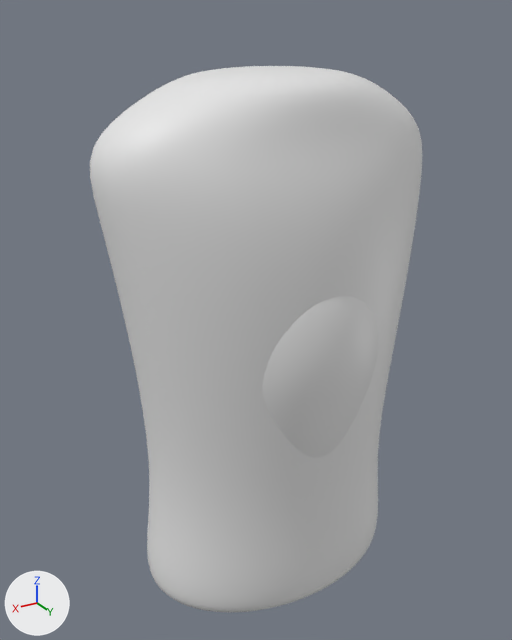
The Blender file source_blender/Characters.blend, before and after one commit.
The view is the same before and after, from a 50 mm camera at (0.456, 0.728, 0.383) aimed at (0.015, -0.007, 0.015). The axes (+X, +Y, +Z) are drawn at lower left. The lights are the same throughout. The older version comes first.

Objects in the first picture: 'Face', 'Jacket'.
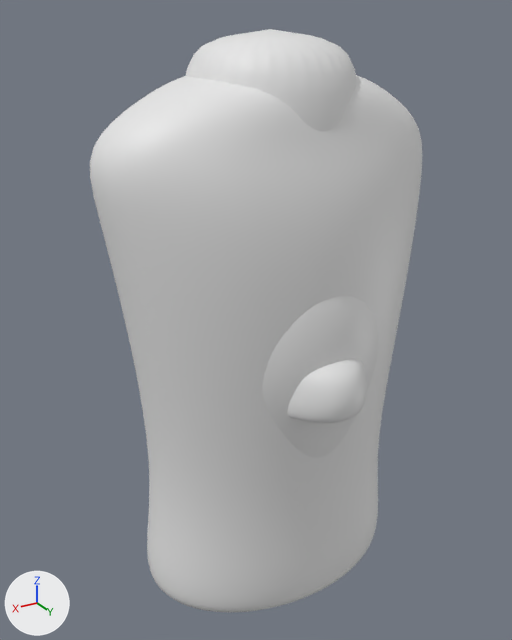
Location of each change, [x1, y1, x2, y2] in pixels of the pictures (512 x 640 px):
'Trouser', added
    after: [186, 29, 357, 131]
'Trainer', added
    after: [287, 359, 367, 423]

What changed in the scene script:
```text
Add me_trainer:
    me_trainer.from_pydata(...)  # 256 vertices, 226 faces; spans x -0.08..0.08, y -0.108..0.178, z -0.054..0.065
    me_trainer.polygons.foreach_set('use_smooth', [True] * 226)
Add me_trouser:
    me_trouser.from_pydata(...)  # 288 vertices, 258 faces; spans x -0.106..0.106, y -0.113..0.113, z -0.38..0.37
    me_trouser.polygons.foreach_set('use_smooth', [True] * 258)
Add ob_trainer:
    ob_trainer = bpy.data.objects.new('Trainer', me_trainer)
    ob_trainer.location = (0.0, 0.0, 0.0)
    _m = ob_trainer.modifiers.new('Tailored contours', 'SUBSURF')
    _m.levels = 2
Add ob_trouser:
    ob_trouser = bpy.data.objects.new('Trouser', me_trouser)
    ob_trouser.location = (0.0, 0.0, 0.0)
    _m = ob_trouser.modifiers.new('Tailored contours', 'SUBSURF')
    _m.levels = 2
```
